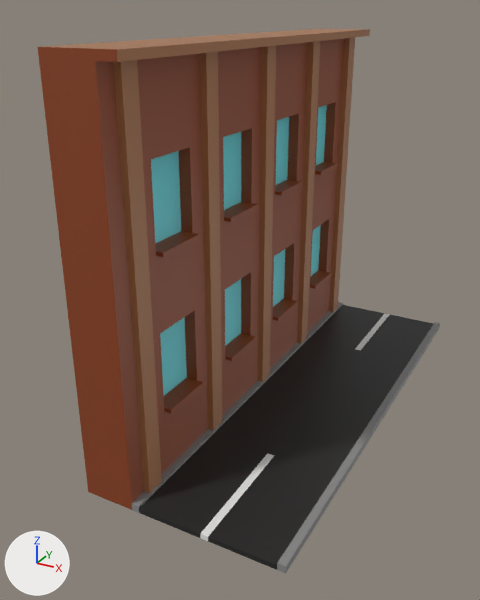
The Blender file Models (Blender)/Working/Building.blend as it was, and as the next commit left it.
One viewpoint serves both versions: a 50 mm camera at (12.3, -24.5, 16.3) aimed at (0.1, -2.3, 5.2). Lighting does not change. The marker at lower left points along +X, +Y and +Z.

Names of what the first picture shows: 'Plane', 'Road'.
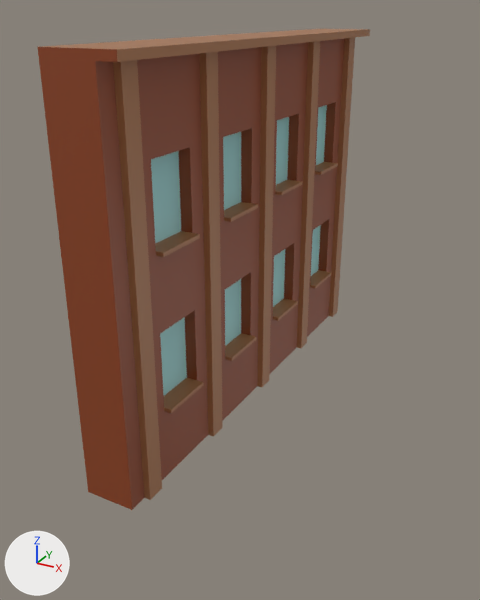
Where the newer file only moved an object's origin or applied its transform, the numbers keep the older frame.

Scene script edits in JSON lines:
```json
{"op": "set", "path": "mat_building_blue.base_color", "old": "(0.14, 0.733, 0.8)", "new": "(0.343, 0.686, 0.686)", "note": "cyan #69dee7 -> cyan #9ed8d8"}
{"block": "me_plane_001", "where": "me_plane_001.from_pydata(...)  # 544 vertices, 542 faces; spans x -1.0..1.7, y -1.0..1.0, z 0.0..15.3"}
{"block": "me_plane_001", "where": "# used by ob_plane; location = (-1.0, 0.0, 0.0); scale = (1.0, 10.0, 1.0)"}
{"block": "me_plane_001", "change": "me_plane_001 part 1: 20 of the faces centred in x 0.8..1.3, y -0.8..0.8, z 2.9..3.0 switch from mat_building_brown (brown #8f431e) to mat_building_light_brown (brown #a8724a)"}
{"block": "me_plane_001", "change": "me_plane_001 part 2: 20 of the faces centred in x 0.8..1.3, y -0.8..0.8, z 8.9..9.0 switch from mat_building_brown (brown #8f431e) to mat_building_light_brown (brown #a8724a)"}
{"op": "remove", "block": "ob_road", "code": ["ob_road = bpy.data.objects.new('Road', me_plane)", "ob_road.location = (3.0, 0.0, 0.0)", "ob_road.scale = (3.0, 10.0, 1.0)"]}
```

Where the change shows, as pixel boxes (x1, y1, x2, y2) in the pictures (480 x 600 px):
```json
{"object": "Plane", "change": "recoloured", "before": [129, 103, 340, 510], "after": [129, 103, 340, 510]}
{"object": "Road", "change": "deleted", "before": [132, 302, 440, 573], "faces in mat_road_black (black #242424)": [139, 305, 433, 570], "faces in mat_road_grey (grey #8a8a8a)": [132, 302, 440, 573], "faces in mat_road_white (white #e7e7e7)": [200, 314, 390, 541]}
{"part": 1, "of": "me_plane_001", "change": "recoloured", "before": [164, 270, 331, 413], "after": [164, 270, 331, 413]}
{"part": 2, "of": "me_plane_001", "change": "recoloured", "before": [155, 162, 338, 257], "after": [155, 162, 338, 257]}
```
